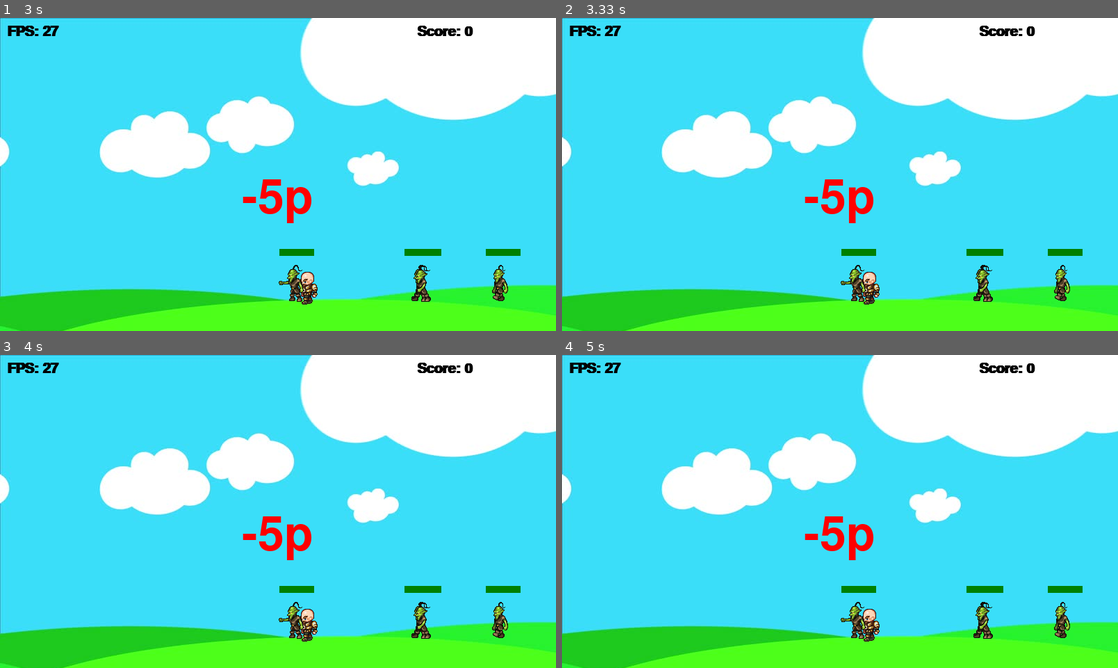
Above: before the commit, frames 1-4 (two rows, left to right).
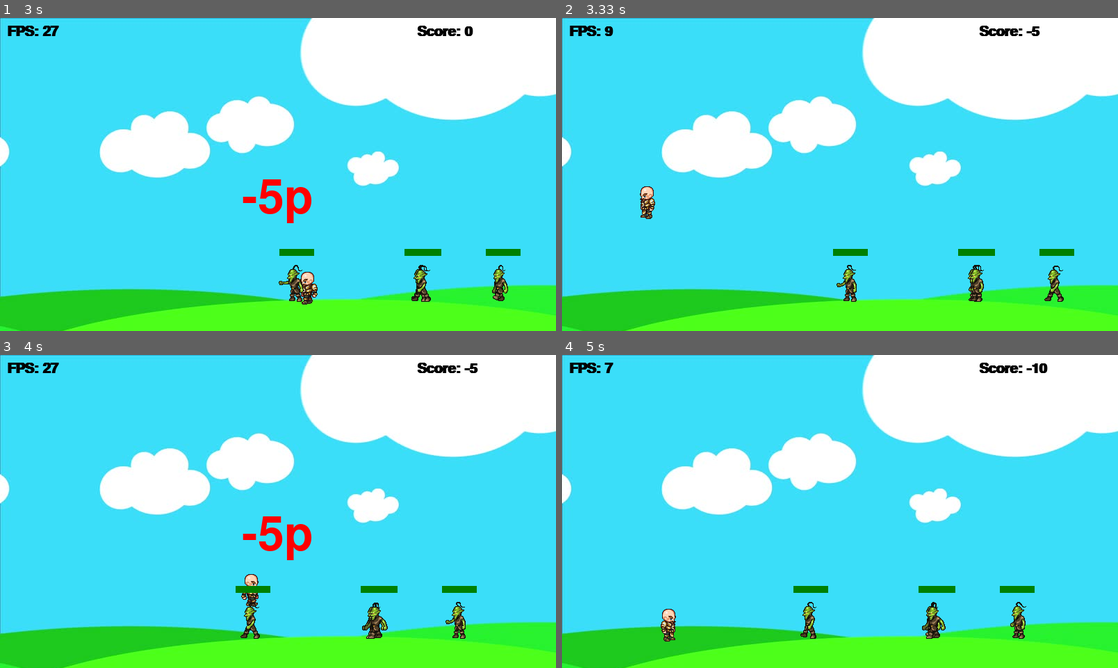
Above: after the commit, the same moments.

Repository: Tchomas/pygame_testing
Game: pygame game, started from game.py
Two runs of this game, one before a commit and one after it. Both use one fixed random seed, a clock stepped at 60 frames per second and the inputs below.
Inputs:
- Up to frame 1 (3 s): tap Space at 0.33 s; hold Right 0.67-1.13 s; hold Up 1.17-1.47 s; hold Right 1.5-1.97 s; hold Left 2-2.53 s
- Up to frame 2 (3.33 s): hold Up from 3 s (still down)
- Up to frame 3 (4 s): release Up at 3.37 s; hold Right from 3.4 s (still down)
- Up to frame 4 (5 s): release Right at 4.03 s; hold Right from 4.57 s (still down)

Frame 1 is identical in both runs. In frame 2, 2.4% of the frame differs, in the area x 7-94%, y 2-92%; in frame 3, 2.7%; in frame 4, 3.4%.

Commit message:
- Player collides with all enemies

Diff:
--- a/game.py
+++ b/game.py
@@ -139,8 +139,8 @@
         window.blit(text, (screenWidth/2 - text.get_width()/2, screenHeight/2))
         pygame.display.update()
         i = 0
-        while i < 300:
-            pygame.time.delay(10)
+        while i < 100:  # this type of delay allows the user to exit the game during the delay
+            pygame.time.delay(10)  # this delay makes the game unresponsive for the time
             i += 1
             for event in pygame.event.get():
                 if event.type == pygame.QUIT:
@@ -227,10 +227,11 @@
         if event.type == pygame.QUIT:
             run = False
 
-    if player1.hitbox[1] < goblin.hitbox[1] + goblin.hitbox[3] and player1.hitbox[1] + player1.hitbox[3] > goblin.hitbox[1]:
-        if player1.hitbox[0] + player1.hitbox[2] > goblin.hitbox[0] and player1.hitbox[0] < goblin.hitbox[0] + goblin.hitbox[2]:
-            player1.hit()
-            score -= 5
+    for ene in enemies:
+        if player1.hitbox[1] < ene.hitbox[1] + ene.hitbox[3] and player1.hitbox[1] + player1.hitbox[3] > ene.hitbox[1]:
+            if player1.hitbox[0] + player1.hitbox[2] > ene.hitbox[0] and player1.hitbox[0] < ene.hitbox[0] + ene.hitbox[2]:
+                player1.hit()
+                score -= 5
 
     for bullet in bullets:
         if screenWidth > bullet.x > 0:
